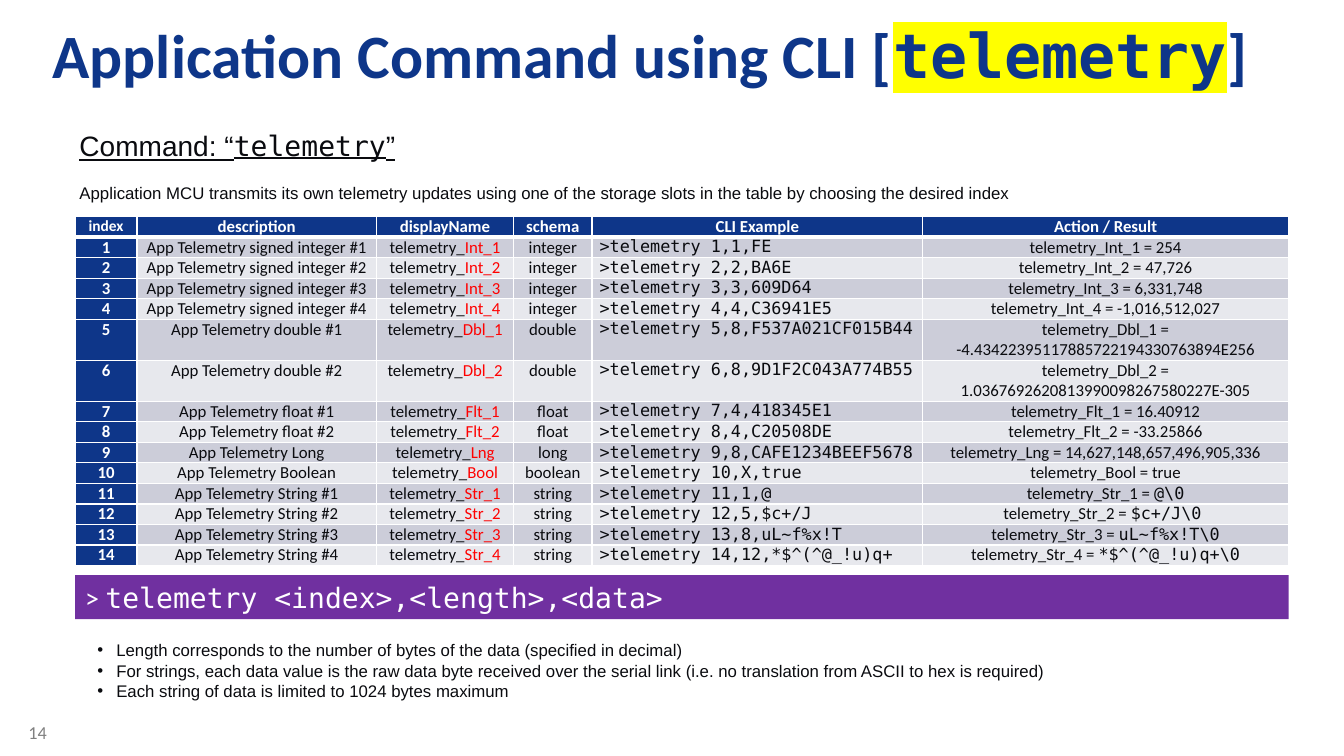
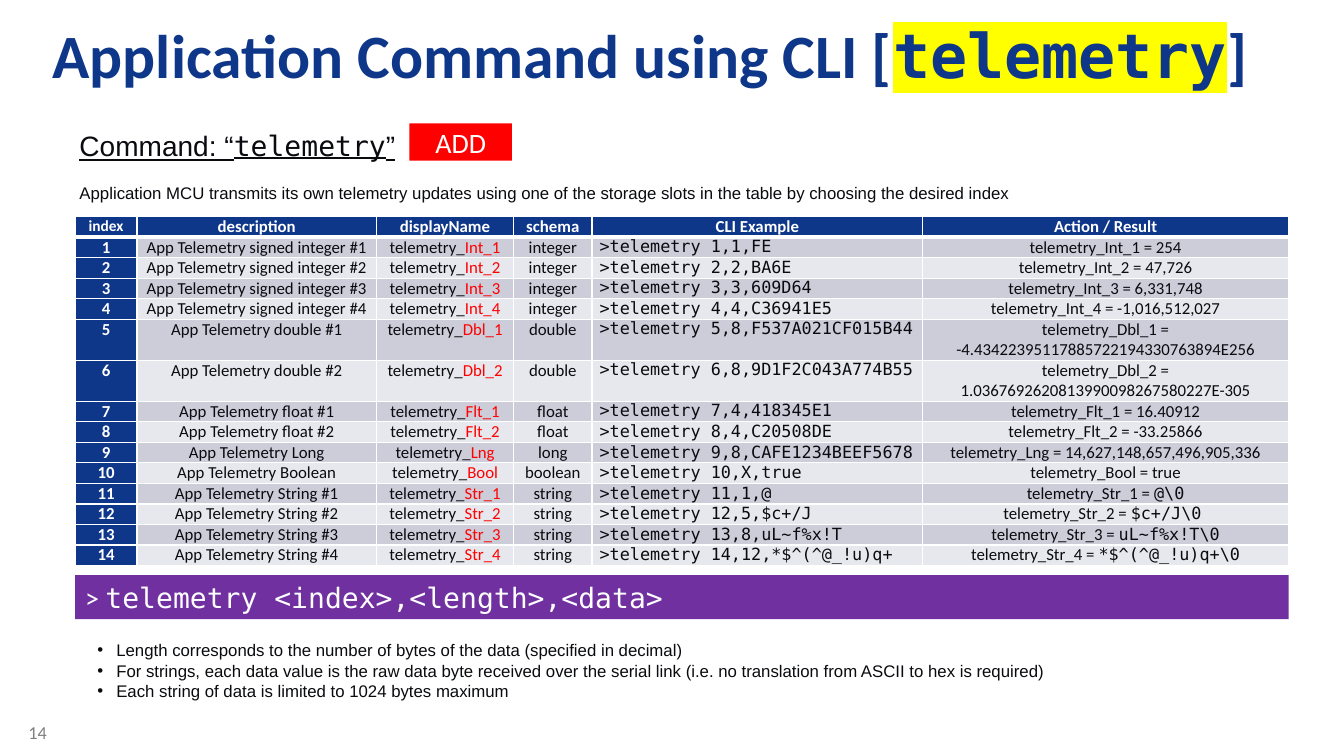
Before and after one commit to daisukeiot/Microchip-SAM-IoT-Wx-1, a slide deck: slide 14 of AO-Smith-MSFT-MCHP-r6.pptx. Drawn at 1344x756 pixels with LibreOffice and Linux fonts; fonts in the diff are those of the drawing; background and template pictures are left out. Boxes give left, top, right and bottom in pixels: in the first picture for what was removed or moved away, otherwise in the second. Text is boxed around its words. In the diff, an @@ line names an element or a change of style, - is before the commit and + after.

```diff
--- a/AO-Smith-MSFT-MCHP-r6.pptx
+++ b/AO-Smith-MSFT-MCHP-r6.pptx
@@ rectangle added at (409,123,512,160), fill #FF0000, 20 pt, text #FFFFFF @@
+ADD
```
Also in this commit, not shown: 6 other slides changed.
